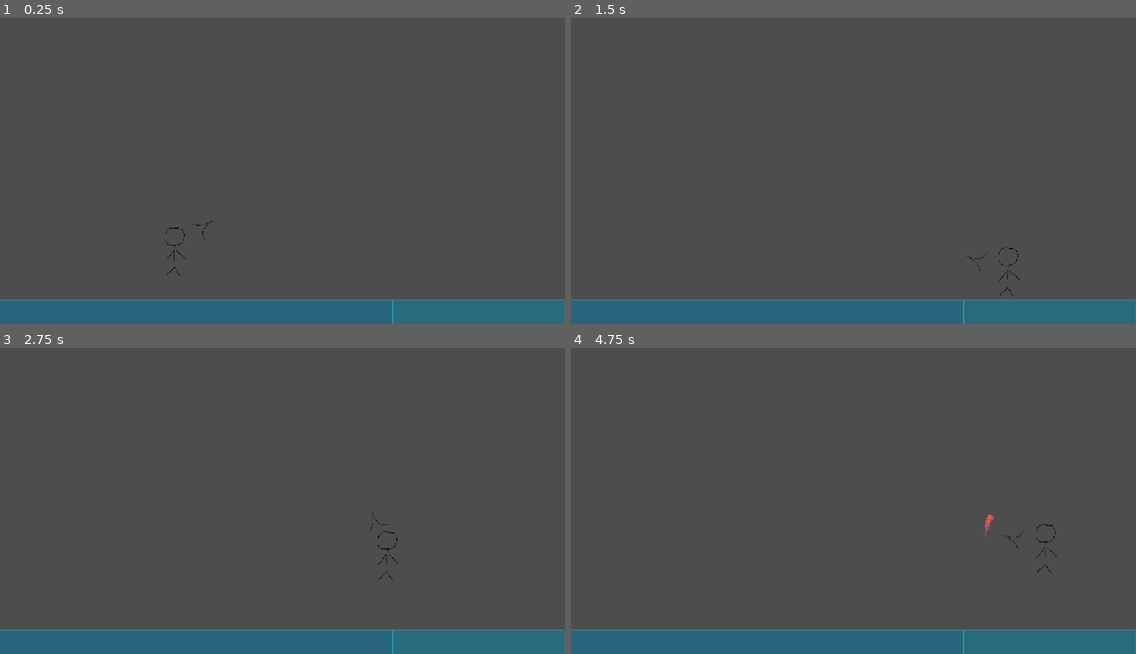
Above: before the commit, frames 1-4 (two rows, left to right).
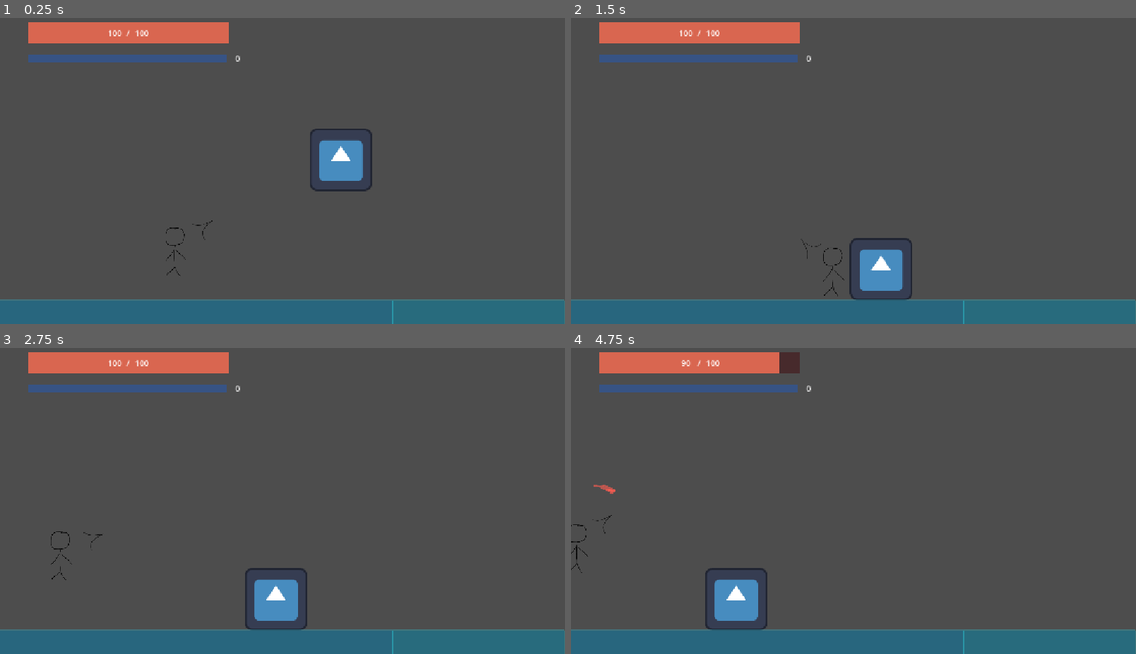
Above: after the commit, the same moments.

Repository: JoshuaChuGames/heat
Game: Godot game, scene res://level.tscn
Same seed, same stepped clock (60 frames per second), same inputs: the game is played once before the commit and once after it. The project has no main scene, so this scene is started directly. The engine's default icon, where the game draws it, is replaced by a stand-in: a white triangle on a blue panel in a dark square.
Inputs (mouse positions are in pixels of both pictures, inside the frame that each line leads up to):
- Up to frame 1 (0.25 s): no input
- Up to frame 2 (1.5 s): move the mouse to (977, 149) at 0.52 s; press the mouse at (977, 149) at 0.53 s; hold D (right) from 0.53 s (still down); tap W (up) at 0.77, 0.8, 1.07, 1.35 s; move the mouse to (740, 180) at 1.27 s; release the mouse at (740, 180) at 1.28 s
- Up to frame 3 (2.75 s): tap W (up) at 1.52, 1.82, 2.3 s; click (169, 510) at 1.55 s; move the mouse to (339, 424) at 2.02 s; release D (right) at 2.03 s; press the mouse at (339, 424) at 2.03 s; hold A (left) from 2.03 s (still down)
- Up to frame 4 (4.75 s): move the mouse to (825, 559) at 2.77 s; release A (left) at 2.78 s; release the mouse at (825, 559) at 2.78 s; hold D (right) 2.78-4.28 s; right-click (825, 559) at 2.85 s; tap W (up) at 3.02, 3.32, 3.77, 3.8, 4.07, 4.35, 4.52 s; click (825, 559) at 3.05 s; move the mouse to (1023, 543) at 3.52 s; press the mouse at (1023, 543) at 3.53 s; move the mouse to (684, 448) at 4.27 s; release the mouse at (684, 448) at 4.28 s; hold A (left) from 4.28 s (still down); click (684, 448) at 4.55 s

The runs differ from the first frame. In frame 1, 4.6% of the frame differs, in the area x 5-66%, y 1-57%; in frame 2, 4.8%; in frame 3, 4.8%; in frame 4, 4.9%, in the area x 0-87%, y 1-93%.

Commit message:
player ui, meleee tweaks, heat gauge

Diff:
--- /dev/null
+++ b/Enemy.gd
@@ -0,0 +1,12 @@
+extends CharacterBody2D
+class_name Enemy
+
+
+# Called when the node enters the scene tree for the first time.
+func _ready():
+	pass # Replace with function body.
+
+
+# Called every frame. 'delta' is the elapsed time since the previous frame.
+func _process(delta):
+	pass
--- /dev/null
+++ b/enemy_slash.gd
@@ -0,0 +1,49 @@
+extends Area2D
+class_name EnemySlash
+
+@export var lifetime = 0.25
+
+var enemy: Enemy
+var damage: int = 10
+var knockback: float = 300
+var knockback_vector: Vector2 = Vector2.ZERO
+
+func initialize(e: Enemy, l: float = 0.25, d: int = 10, k: float = 300, kv: Vector2 = Vector2.ZERO) -> void:
+	enemy = e
+	lifetime = l
+	damage = d
+	knockback = k
+	knockback_vector = kv
+
+# Called when the node enters the scene tree for the first time.
+func _ready():
+	start_lifetime_timer()
+	pass # Replace with function body.
+
+
+# Called every frame. 'delta' is the elapsed time since the previous frame.
+func _process(delta):
+	pass
+
+
+
+func _on_body_exited(body: Node2D):
+	if body.is_in_group("Player"):
+		$CollisionShape2D.disabled = false
+	pass # Replace with function body.
+
+func _on_body_entered(body: Node2D):
+	if body.is_in_group("Player"):
+		$CollisionShape2D.disabled = false
+		body.take_damage(damage)
+		body.apply_knockback(knockback, global_position, knockback_vector)
+
+func start_lifetime_timer():
+	await get_tree().create_timer(lifetime).timeout
+
+	queue_free()
+
+func parried(kb: float) -> void:
+	if enemy:
+		var kb_vector = (enemy.global_position - global_position).normalized()
+		enemy.apply_knockback(kb, global_position, kb_vector)
--- a/enemy_slash.tscn
+++ b/enemy_slash.tscn
@@ -1,11 +1,14 @@
 [gd_scene format=3 uid="uid://b1rmoaqcvowex"]
 
-[ext_resource type="Texture2D" uid="uid://df5efcg46722a" path="res://icon.svg" id="1_0o8xi"]
+[ext_resource type="Texture2D" uid="uid://b6w11lrbegigm" path="res://icon.svg" id="1_0o8xi"]
+[ext_resource type="Script" uid="uid://bw6xgwhvi4obe" path="res://enemy_slash.gd" id="1_hmthk"]
 
 [sub_resource type="RectangleShape2D" id="RectangleShape2D_hmthk"]
 size = Vector2(100, 20)
 
-[node name="enemy_slash" type="Area2D" unique_id=1703810023]
+[node name="enemy_slash" type="Area2D" unique_id=1703810023 groups=["EnemyHitBox"]]
+script = ExtResource("1_hmthk")
+lifetime = null
 
 [node name="Sprite2D" type="Sprite2D" parent="." unique_id=577717310]
 position = Vector2(-1.9073486e-06, 0)
@@ -14,3 +17,6 @@
 
 [node name="CollisionShape2D" type="CollisionShape2D" parent="." unique_id=2003397408]
 shape = SubResource("RectangleShape2D_hmthk")
+
+[connection signal="body_entered" from="." to="." method="_on_body_entered"]
+[connection signal="body_exited" from="." to="." method="_on_body_exited"]
--- a/heat_gauge.gd
+++ b/heat_gauge.gd
@@ -2,13 +2,18 @@
 
 var heat_data: HeatGaugeData
 
-var movement_speed: float = 0.0
-var attack_speed: float = 0.0
-var parry_speed: float = 0.0
+var current_heat: float = 0.0
+var max_heat: float = 100
+var total_heat: int = 0
+
+var movement_speed_per_heat: float = 25.0
+var attack_speed_per_heat: float = 25.0
+var parry_speed_per_heat: float = 10.0
 
 func calculate_movement_multiplier():
 	var k = heat_data.movement_speed_k
 	var max = heat_data.movement_speed_max
+	var movement_speed = total_heat * movement_speed_per_heat
 
 	var multiplier = 1.0
 
@@ -18,3 +23,39 @@
 	multiplier *= max(diminishing_returns, 1)
 
 	return multiplier
+
+func calculate_attack_multiplier():
+	var k = heat_data.attack_speed_k
+	var max = heat_data.attack_speed_max
+	var attack_speed = total_heat * attack_speed_per_heat
+
+	var multiplier = 1.0
+
+	var diminishing_returns = attack_speed / (attack_speed + k)
+	diminishing_returns *= max
+
+	multiplier *= max(diminishing_returns, 1)
+
+	return multiplier
+
+func calculate_parry_multiplier():
+	var k = heat_data.parry_speed_k
+	var max = heat_data.parry_speed_max
+	var parry_speed = total_heat * parry_speed_per_heat
+
+	var multiplier = 1.0
+
+	var diminishing_returns = parry_speed / (parry_speed + k)
+	diminishing_returns *= max
+
+	multiplier *= max(diminishing_returns, 1)
+
+	return multiplier
+
+func increase_heat(amount: float):
+	current_heat += amount
+	if current_heat >= max_heat:
+		current_heat = 0
+		total_heat += 1
+
+	return [current_heat, total_heat]
--- a/level.tscn
+++ b/level.tscn
@@ -2,6 +2,8 @@
 
 [ext_resource type="Texture2D" uid="uid://bcffj1aeosb88" path="res://Assets/Placeholder/tile_placeholder.png" id="1_u52ul"]
 [ext_resource type="PackedScene" uid="uid://b6a4hv5i5lwqx" path="res://player.tscn" id="2_vonw3"]
+[ext_resource type="PackedScene" uid="uid://ubm704pbn2vu" path="res://melee.tscn" id="3_oi3di"]
+[ext_resource type="PackedScene" uid="uid://dqfhb256i083l" path="res://player_ui.tscn" id="4_0b4ue"]
 
 [sub_resource type="TileSetAtlasSource" id="TileSetAtlasSource_vonw3"]
 texture = ExtResource("1_u52ul")
@@ -16,12 +18,21 @@
 
 [node name="Node2D" type="Node2D" unique_id=968981124]
 
+[node name="CanvasLayer" type="CanvasLayer" parent="." unique_id=1610239913]
+
+[node name="PlayerUI" parent="CanvasLayer" unique_id=1969259973 instance=ExtResource("4_0b4ue")]
+
 [node name="TileMapLayer" type="TileMapLayer" parent="." unique_id=35299301]
 tile_map_data = PackedByteArray("AAAAAAwAAAAAAAAAAAABAAwAAAAAAAAAAAACAAwAAAAAAAAAAAADAAwAAAAAAAAAAAAEAAwAAAAAAAAAAAAFAA …(288 unchanged characters)…
 tile_set = SubResource("TileSet_oi3di")
 collision_visibility_mode = 1
 
-[node name="Player" parent="." unique_id=245191176 instance=ExtResource("2_vonw3")]
+[node name="Player" parent="." unique_id=245191176 groups=["Player"] instance=ExtResource("2_vonw3")]
 position = Vector2(361, 430)
 jump_speed = 1000
 gravity = 2000.0
+slash_knockback = 500.0
+
+[node name="Melee" parent="." unique_id=473035682 instance=ExtResource("3_oi3di")]
+z_index = -1
+position = Vector2(720, 284)
--- a/melee.gd
+++ b/melee.gd
@@ -1,4 +1,5 @@
-extends CharacterBody2D
+extends Enemy
+class_name EnemyMelee
 
 
 #const SPEED = 300.0
@@ -8,49 +9,65 @@
 @onready var player = get_tree().get_first_node_in_group("Player")
 
 
-enum State{Idle,Patrol,Attacking,Lunging}
+
+
+enum State{Idle,Patrol,Attacking, Agro, Lunging}
 
 
 var current_state:State = State.Patrol
-var speed = 100
-var lunge_speed = 500
-var lunge_distance = 400
-var lunge_cooldown = 3
-var lunge_duration = 1
-var lunge_timer = 0
-var change_direction_timer = 3
-var move_direction = 1
-var hp = 100
+@export var speed = 100
+@export var lunge_speed = 600
+@export var lunge_distance = 400
+@export var lunge_cooldown = 3
+@export var lunge_duration = 3
+
+@export var lunge_timer = 0
+@export var change_direction_timer = 3
+@export var move_direction = 1
+@export var agro_distance = 600
+@export var hp = 100
+@export var damage = 10
+@export var knockback = 300
+
+var knockback_vector: Vector2
+
+var lunge_vector: Vector2 = Vector2.ZERO
 
 var timer_reached = false
 
-var swing_cooldown = 2
-var swing_delay = 0.5
-var attack_distance = 200
+@export var swing_cooldown = 2
+@export var swing_delay = 0.15
+@export var attack_distance = 200
+
+func _init():
+	set_physics_process(false)
+	await ready
+	set_physics_process(true)
+
+func _ready():
+	pass
 
 func start_lunge()->void:
 	current_state = State.Lunging
 	lunge_timer = lunge_duration
 	lunge_cooldown = 3
+	if player:
+		lunge_vector = (player.global_position - global_position).normalized()
+
 func lunge_logic() -> void:
-	if player:
-		if player.global_position.x < global_position.x:
-			$enemy_sprite.flip_h = true
-		else:
-			$enemy_sprite.flip_h = false
-		var lunge_direction = global_position.direction_to(player.global_position)
-		velocity = lunge_speed * lunge_direction
+	velocity.x = lunge_vector.x * lunge_speed
 
 
 func enemy_slash_action() -> void:
 	if swing_cooldown <= 0 and swing_delay <= 0:
-		var slash = enemy_slash.instantiate()
+		var slash: EnemySlash = enemy_slash.instantiate()
 		var dir_to_player = global_position.direction_to(player.global_position)
 		slash.global_position = player.global_position
 		slash.rotation = dir_to_player.angle() + deg_to_rad(90)
+		slash.initialize(self, 0.25, damage, knockback, dir_to_player)
 		get_parent().add_child(slash)
 		swing_cooldown = 2
-		swing_delay = 0.5
+		swing_delay = 0.15
 
 
 	pass
@@ -60,6 +77,15 @@
 	else:
 		$enemy_sprite.flip_h = false
 	velocity.x = speed * move_direction
+
+func agro_logic() -> void:
+	if player:
+		if player.global_position.x < global_position.x:
+			$enemy_sprite.flip_h = true
+			velocity.x = speed * -1
+		else:
+			$enemy_sprite.flip_h = false
+			velocity.x = speed
 
 func idle_logic() -> void:
 	velocity.x = 0
@@ -71,12 +97,13 @@
 
 	match current_state:
 		State.Patrol:
-			if player:
-				if (dist_to_player < lunge_distance and lunge_cooldown <=0): # if player within enemy radius, placeholder
-					start_lunge()
-				if change_direction_timer <= 0:
-					current_state = State.Idle
-					change_direction_timer = 2.5
+			if (dist_to_player < lunge_distance and lunge_cooldown <=0): # if player within enemy radius, placeholder
+				start_lunge()
+			elif dist_to_player < agro_distance:
+				current_state = State.Agro
+			if change_direction_timer <= 0:
+				current_state = State.Idle
+				change_direction_timer = 2.5
 		State.Attacking:
 			if (dist_to_player > lunge_distance):
 				current_state = State.Patrol
@@ -87,11 +114,16 @@
 					start_lunge()
 				else:
 					current_state = State.Patrol
-
-
+		State.Agro:
+			if (dist_to_player < lunge_distance and lunge_cooldown <=0): # if player within enemy radius, placeholder
+				start_lunge()
+			elif dist_to_player > agro_distance:
+				current_state = State.Patrol
 		State.Idle:
 			if dist_to_player < lunge_distance and lunge_cooldown <=0 :
 				start_lunge()
+			elif dist_to_player < agro_distance:
+				current_state = State.Agro
 			elif change_direction_timer <= 0:
 				current_state = State.Patrol
 				move_direction *= -1
@@ -99,12 +131,13 @@
 		State.Lunging:
 			if dist_to_player <= attack_distance:
 				current_state = State.Attacking
-				swing_delay = 0.5
+				swing_delay = 0.15
 				swing_cooldown = 0
 				lunge_cooldown = 3
 			elif lunge_timer <= 0 or dist_to_player > lunge_distance:
 				current_state = State.Patrol
 				change_direction_timer = 3
+
 func _physics_process(delta: float) -> void:
 	if not is_on_floor() and current_state != State.Lunging :
 		velocity += get_gravity() * delta
@@ -120,6 +153,9 @@
 	if current_state == State.Patrol:
 		print("patrol")
 		wander_logic()
+	if current_state == State.Agro:
+		print("agro")
+		agro_logic()
 	if current_state == State.Idle:
 		print("idle")
 		idle_logic()
@@ -127,4 +163,20 @@
 		print("attackingd")
 		enemy_slash_action()
 		velocity.x = 0
+	if knockback_vector.length() > 0:
+		knockback_vector = knockback_vector.lerp(Vector2.ZERO, delta*20)
+		velocity += knockback_vector
 	move_and_slide()
+
+func take_damage(damage: int) -> void:
+	hp -= damage
+	if hp <= 0:
+		queue_free()
+
+func apply_knockback(knockback: float, source_position: Vector2, kb_vector: Vector2 = Vector2.ZERO) -> void:
+	if kb_vector != Vector2.ZERO:
+		knockback_vector += kb_vector * knockback
+	else:
+		var knockback_direction = (global_position - source_position).normalized()
+		knockback_vector += knockback_direction * knockback
+		print(knockback_vector)
--- a/melee.tscn
+++ b/melee.tscn
@@ -1,17 +1,18 @@
-[gd_scene format=3 uid="uid://scqfifhs4786"]
+[gd_scene format=3 uid="uid://ubm704pbn2vu"]
 
-[ext_resource type="Script" uid="uid://cdja5cfivje7s" path="res://melee.gd" id="1_bg0yx"]
-[ext_resource type="Texture2D" uid="uid://df5efcg46722a" path="res://icon.svg" id="2_fus3g"]
+[ext_resource type="Script" uid="uid://c0mqte26crhrk" path="res://melee.gd" id="1_bg0yx"]
+[ext_resource type="Texture2D" uid="uid://b6w11lrbegigm" path="res://icon.svg" id="2_fus3g"]
 
 [sub_resource type="RectangleShape2D" id="RectangleShape2D_5l7l7"]
 size = Vector2(128, 129)
 
-[node name="Melee" type="CharacterBody2D" unique_id=473035682]
+[node name="Melee" type="CharacterBody2D" unique_id=473035682 groups=["Enemy"]]
+collision_layer = 3
 script = ExtResource("1_bg0yx")
 
 [node name="enemy_sprite" type="Sprite2D" parent="." unique_id=1053894296]
 texture = ExtResource("2_fus3g")
 
-[node name="CollisionShape2D" type="CollisionShape2D" parent="." unique_id=287777457]
+[node name="HurtBox" type="CollisionShape2D" parent="." unique_id=287777457]
 position = Vector2(0, -0.5)
 shape = SubResource("RectangleShape2D_5l7l7")
--- a/player.gd
+++ b/player.gd
@@ -2,6 +2,9 @@
 class_name Player
 
 @export var heat_data: HeatGaugeData
+
+@export var hp: int = 100
+@export var max_hp: int = 100
 
 @export var lateral_speed: int = 400
 @export var fast_fall_speed: int = 200
@@ -12,29 +15,46 @@
 
 @export var slash_delay: float = 0.25
 @export var slash_duration: float = 0.15
+@export var slash_heat_gain: float = 10
 
 @export var parry_delay: float = 0.75
 @export var parry_duration: float = 0.15
+@export var parry_invincibility_duration: float = 0.5
+@export var parry_knockback: float = 500
+@export var parry_heat_gain: float = 35
+
+@export var slash_damage: int = 10
+@export var slash_knockback: float = 300
 
 
 @onready var aim_object: AimObject = $AimObject
 
+var knockback_vector: Vector2 = Vector2.ZERO
+
 var jump_start_time: float = 0
 var slash_time: float = 0
 var parry_time: float = 0
+var invincibility_time: float = 0
+var invincibility_duration: float = 0.5
 
 var is_jumping = false
 var is_slashing = false
 var is_parrying = false
+var is_invincible = false
 
 var heat: HeatGauge
+var ui: PlayerUI
 
 func _ready():
 	heat = HeatGauge.new()
 
 	if heat_data:
 		heat.heat_data = heat_data
-	pass
+
+	ui = get_tree().get_first_node_in_group("PlayerUI")
+	if ui:
+		ui.update_hp(hp, max_hp)
+		ui.update_heat(heat.current_heat, heat.total_heat)
 
 func _process(delta):
 	var current_time = Time.get_ticks_msec()
@@ -42,6 +62,8 @@
 		is_parrying = false
 	if is_slashing && (current_time - slash_time) / 1000 > slash_delay:
 		is_slashing = false
+	if is_invincible && (current_time - invincibility_time) / 1000 > invincibility_duration:
+		is_invincible = false
 
 	pass
 
@@ -84,6 +106,10 @@
 			new_velocity.x = min(abs(new_velocity.x), parry_max_speed) * -1
 		if new_velocity.y >= 0:
 			new_velocity.y = min(new_velocity.y, parry_max_speed)
+
+	if knockback_vector.length() > 0:
+		knockback_vector = knockback_vector.lerp(Vector2.ZERO, delta*20)
+		new_velocity += knockback_vector
 	return new_velocity
 
 
@@ -97,8 +123,6 @@
 	var current_time = Time.get_ticks_msec()
 	if event.is_action_pressed("primary"):
 		aim_object.slash(slash_duration)
-
-		heat.movement_speed += 10
 		print(heat.calculate_movement_multiplier())
 		is_slashing = true
 		slash_time = current_time
@@ -107,3 +131,44 @@
 		aim_object.parry(parry_duration)
 		is_parrying = true
 		parry_time = current_time
+
+
+
+func _on_slash_area_body_entered(body):
+	if body.is_in_group("Enemy"):
+		body.take_damage(slash_damage)
+		body.apply_knockback(slash_knockback, global_position)
+		heat.increase_heat(slash_heat_gain)
+		update_heat()
+		return
+
+func _on_parry_area_body_entered(body):
+	if body.is_in_group("EnemyHitBox"):
+		body.parried(parry_knockback)
+		is_invincible = true
+		invincibility_time = Time.get_ticks_msec()
+		invincibility_duration = parry_invincibility_duration
+		heat.increase_heat(parry_heat_gain)
+		update_heat()
+		return
+
+func take_damage(damage: int) -> void:
+	if is_invincible:
+		return
+	hp -= damage
+	update_hp()
+	if hp <= 0:
+		queue_free()
+
+func apply_knockback(knockback: float, source_position: Vector2, kb_vector: Vector2 = Vector2.ZERO) -> void:
+	if kb_vector != Vector2.ZERO:
+		knockback_vector += kb_vector * knockback
+	else:
+		var knockback_direction = (global_position - source_position).normalized()
+		knockback_vector += knockback_direction * knockback
+
+func update_heat():
+	ui.update_heat(heat.current_heat, heat.total_heat)
+
+func update_hp() -> void:
+	ui.update_hp(hp, max_hp)
--- a/player.tscn
+++ b/player.tscn
@@ -28,7 +28,7 @@
 }]
 
 [sub_resource type="RectangleShape2D" id="RectangleShape2D_4flbx"]
-size = Vector2(500, 500)
+size = Vector2(250, 500)
 
 [sub_resource type="AtlasTexture" id="AtlasTexture_2hs0m"]
 atlas = ExtResource("4_sweqy")
@@ -138,6 +138,7 @@
 [node name="ParryArea" type="Area2D" parent="AimObject" unique_id=986498435]
 collision_layer = 2
 collision_mask = 2
+priority = 1
 
 [node name="CollisionShape2D" type="CollisionPolygon2D" parent="AimObject/ParryArea" unique_id=670955715]
 polygon = PackedVector2Array(-32, 0, -128, -512, -64, -544, 64, -544, 128, -512, 32, 0)
@@ -148,4 +149,6 @@
 animation = &"parry"
 
 [connection signal="animation_finished" from="AimObject/SlashSprite" to="AimObject" method="hide_slash"]
+[connection signal="body_entered" from="AimObject/SlashArea" to="." method="_on_slash_area_body_entered"]
+[connection signal="body_entered" from="AimObject/ParryArea" to="." method="_on_parry_area_body_entered"]
 [connection signal="animation_finished" from="AimObject/ParrySprite" to="AimObject" method="hide_parry"]
--- /dev/null
+++ b/player_ui.gd
@@ -0,0 +1,22 @@
+extends Control
+class_name PlayerUI
+
+@onready var health_bar: ResourceBar = $HealthBar
+@onready var heat_gauge: ResourceBar = $HeatGauge
+
+func update_hp(current_hp: int = -1, max_hp: int = -1) -> void:
+	if current_hp != -1:
+		health_bar.value = current_hp
+		if health_bar.current:
+			health_bar.current.text = str(current_hp)
+	if max_hp != -1:
+		health_bar.max_value = max_hp
+		if health_bar.maximum:
+			health_bar.maximum.text = str(max_hp)
+
+func update_heat(heat_progress: float = -1.0, total_heat: int = -1) -> void:
+	if heat_progress != -1.0:
+		heat_gauge.value = heat_progress
+	if total_heat != -1:
+		if heat_gauge.total:
+			heat_gauge.total.text = str(total_heat)
--- /dev/null
+++ b/player_ui.tscn
@@ -0,0 +1,109 @@
+[gd_scene format=3 uid="uid://dqfhb256i083l"]
+
+[ext_resource type="Texture2D" uid="uid://odth6fkf1a6k" path="res://Assets/Placeholder/hp_bg.png" id="1_5m0x8"]
+[ext_resource type="Script" uid="uid://ddy88iwvlsxky" path="res://player_ui.gd" id="1_a4em4"]
+[ext_resource type="Texture2D" uid="uid://bipapk5mw0vvv" path="res://Assets/Placeholder/hp_hp.png" id="2_654h1"]
+[ext_resource type="Script" uid="uid://d3gd00w15wmjk" path="res://resource_bar.gd" id="3_654h1"]
+[ext_resource type="Texture2D" uid="uid://cs2a18mm8uxnw" path="res://Assets/Placeholder/hp_shield_background.png" id="4_tybkg"]
+[ext_resource type="Texture2D" uid="uid://b16jf76qdyvoj" path="res://Assets/Placeholder/hp_shield.png" id="5_a4em4"]
+
+[node name="PlayerUI" type="Control" unique_id=1969259973 groups=["PlayerUI"]]
+layout_mode = 3
+anchors_preset = 15
+anchor_right = 1.0
+anchor_bottom = 1.0
+grow_horizontal = 2
+grow_vertical = 2
+mouse_filter = 2
+script = ExtResource("1_a4em4")
+
+[node name="HealthBar" type="TextureProgressBar" parent="." unique_id=978336197]
+layout_mode = 1
+anchors_preset = -1
+anchor_left = 0.05
+anchor_top = 0.05
+anchor_right = 0.4
+anchor_bottom = 0.075
+offset_right = 4.0
+offset_bottom = 27.0
+nine_patch_stretch = true
+texture_under = ExtResource("1_5m0x8")
+texture_progress = ExtResource("2_654h1")
+script = ExtResource("3_654h1")
+
+[node name="Current" type="Label" parent="HealthBar" unique_id=1751954070]
+layout_mode = 1
+anchors_preset = -1
+anchor_left = 0.5
+anchor_top = 0.5
+anchor_right = 0.5
+anchor_bottom = 0.5
+offset_left = -50.0
+offset_top = -11.5
+offset_right = -5.0
+offset_bottom = 11.5
+grow_horizontal = 2
+grow_vertical = 2
+horizontal_alignment = 1
+vertical_alignment = 1
+
+[node name="Slash" type="Label" parent="HealthBar" unique_id=1208127392]
+layout_mode = 1
+anchors_preset = -1
+anchor_left = 0.5
+anchor_top = 0.5
+anchor_right = 0.5
+anchor_bottom = 0.5
+offset_left = -20.0
+offset_top = -11.5
+offset_right = 20.0
+offset_bottom = 11.5
+grow_horizontal = 2
+grow_vertical = 2
+text = "/"
+horizontal_alignment = 1
+vertical_alignment = 1
+
+[node name="Max" type="Label" parent="HealthBar" unique_id=476966752]
+layout_mode = 1
+anchors_preset = -1
+anchor_left = 0.5
+anchor_top = 0.5
+anchor_right = 0.5
+anchor_bottom = 0.5
+offset_left = 5.0
+offset_top = -11.5
+offset_right = 50.0
+offset_bottom = 11.5
+grow_horizontal = 2
+grow_vertical = 2
+horizontal_alignment = 1
+vertical_alignment = 1
+
+[node name="HeatGauge" type="TextureProgressBar" parent="." unique_id=1006662936]
+layout_mode = 1
+anchors_preset = -1
+anchor_left = 0.05
+anchor_top = 0.15
+anchor_right = 0.4
+anchor_bottom = 0.175
+nine_patch_stretch = true
+texture_under = ExtResource("4_tybkg")
+texture_progress = ExtResource("5_a4em4")
+script = ExtResource("3_654h1")
+
+[node name="Total" type="Label" parent="HeatGauge" unique_id=1295128451]
+layout_mode = 1
+anchors_preset = -1
+anchor_left = 1.0
+anchor_top = 0.5
+anchor_right = 1.0
+anchor_bottom = 0.5
+offset_left = 4.1999817
+offset_top = -11.5
+offset_right = 45.0
+offset_bottom = 11.5
+grow_horizontal = 2
+grow_vertical = 2
+horizontal_alignment = 1
+vertical_alignment = 1
--- a/project.godot
+++ b/project.godot
@@ -17,6 +17,13 @@
 [display]
 
 window/stretch/mode="canvas_items"
+
+[global_group]
+
+Player=""
+Enemy=""
+EnemyHitBox=""
+PlayerUI=""
 
 [input]
 
--- /dev/null
+++ b/resource_bar.gd
@@ -0,0 +1,7 @@
+extends TextureProgressBar
+class_name ResourceBar
+
+@onready var label: Label = $Label
+@onready var current: Label = $Current
+@onready var maximum: Label = $Max
+@onready var total: Label = $Total
Binary file added: Assets/Placeholder/hp_bg.png
Not shown, added: Assets/Placeholder/hp_bg.png.import
Binary file added: Assets/Placeholder/hp_hp.png
Not shown, added: Assets/Placeholder/hp_hp.png.import
Binary file added: Assets/Placeholder/hp_shield.png
Not shown, added: Assets/Placeholder/hp_shield.png.import
Binary file added: Assets/Placeholder/hp_shield_background.png
Not shown, added: Assets/Placeholder/hp_shield_background.png.import
Not shown, added: Enemy.gd.uid
Not shown, added: enemy_slash.gd.uid
Not shown, added: player_ui.gd.uid
Not shown, added: resource_bar.gd.uid
(and 1 more such lines)
